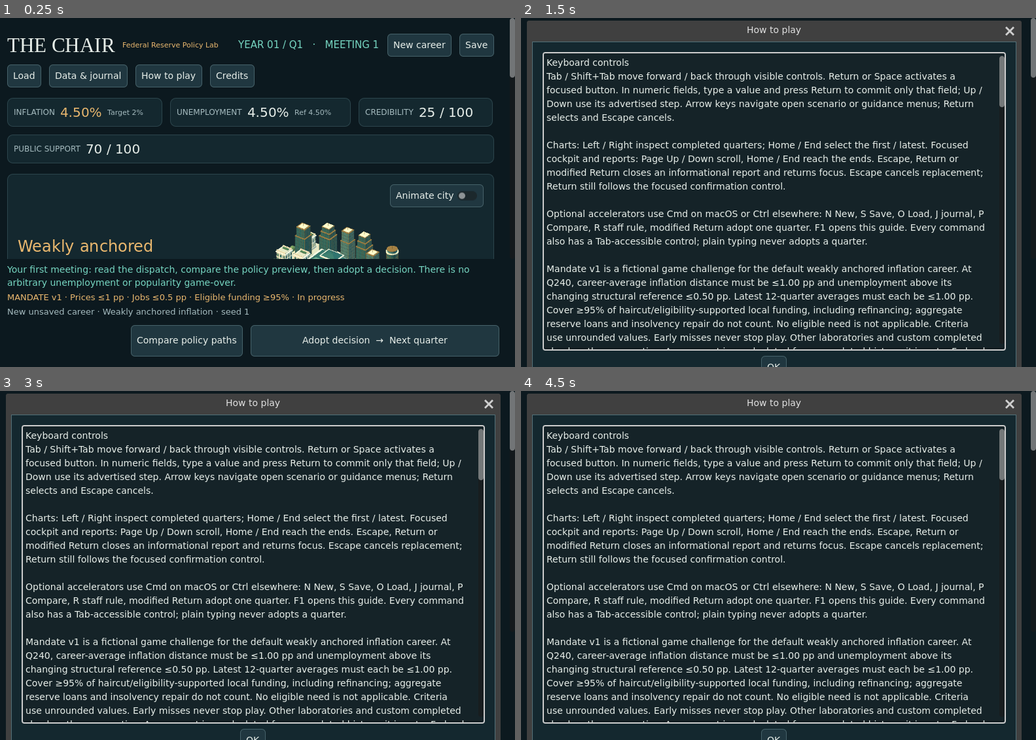
Above: before the commit, frames 1-4 (two rows, left to right).
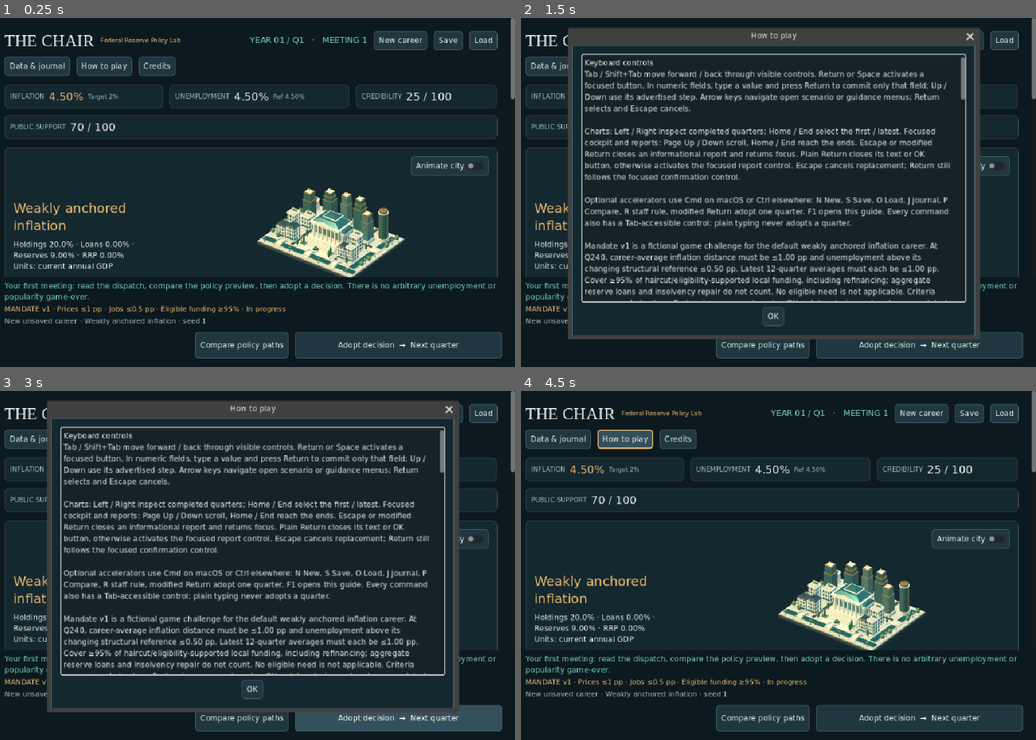
Above: after the commit, the same moments.

Repository: ihearttokyo/fed-chairman-game
Game: Godot game, scene res://main.tscn
Same seed, same stepped clock (60 frames per second), same inputs: the game is played once before the commit and once after it.
Inputs (mouse positions are in pixels of both pictures, inside the frame that each line leads up to):
- Up to frame 1 (0.25 s): no input
- Up to frame 2 (1.5 s): click "How to play" at 0.5 s; click "New career" at 1.25 s
- Up to frame 3 (3 s): click "New career" at 2 s; click "Adopt decision → Next quarter" at 2.75 s
- Up to frame 4 (4.5 s): click "Adopt decision → Next quarter" at 3.5 s; click (773, 691) at 4.25 s, where only the run after the commit has a clickable "OK"

The runs differ from the first frame. In frame 1, 21% of the frame differs, in the area x 0-100%, y 0-98%; in frame 2, 32%; in frame 3, 34%, in the area x 0-100%, y 0-100%; in frame 4, 29%.

Commit message:
fix: preserve report actions and small-window reachability

Diff:
--- a/game/play/main.gd
+++ b/game/play/main.gd
@@ -43,7 +43,7 @@
 var clean_career: PackedByteArray
 var quit_dialog: AcceptDialog
 
-const KEYBOARD_HELP := "Keyboard controls\nTab / Shift+Tab m …(423 unchanged characters)… croll, Home / End reach the ends. Escape, Return or modified Return closes an informational report and returns focus. Escape cancels replacement; Return sti …(311 unchanged characters)…
+const KEYBOARD_HELP := "Keyboard controls\nTab / Shift+Tab m …(423 unchanged characters)… croll, Home / End reach the ends. Escape or modified Return closes an informational report and returns focus. Plain Return closes its text or OK button, otherwise activates the focused report control. Escape cancels replacement; Return sti …(311 unchanged characters)…
 
 func _ready() -> void:
 	get_tree().auto_accept_quit = false
@@ -161,7 +161,10 @@
 		get_tree().quit(load("res://play/build_check.gd").new().run(self))
 
 static func _responsive_canvas_size(physical: Vector2i, display_scale: float) -> Vector2i:
-	return Vector2i((Vector2(physical) / maxf(1.0, display_scale)).round()).max(Vector2i.ONE)
+	var logical := Vector2(physical).max(Vector2.ONE) / maxf(1.0, display_scale)
+	# Below readable support, scale uniformly rather than strand the footer.
+	var fallback := maxf(1.0, maxf(960.0 / logical.x, 640.0 / logical.y))
+	return Vector2i((logical * fallback).round()).max(Vector2i.ONE)
 
 func _resize_layout() -> void:
 	var window := get_window()
--- a/game/play/report_dialog.gd
+++ b/game/play/report_dialog.gd
@@ -5,7 +5,11 @@
 		return
 	if event.keycode not in [KEY_ESCAPE, KEY_ENTER, KEY_KP_ENTER]:
 		return
-	# Reports have no destructive acceptance; consume before the focused body.
+	if event.keycode in [KEY_ENTER, KEY_KP_ENTER] and not event.is_command_or_control_pressed():
+		var focused := gui_get_focus_owner()
+		if focused != get_ok_button() and not focused is TextEdit:
+			return
+	# Dismiss text/OK, but let plain Return activate other report controls.
 	set_input_as_handled()
 	if not event.echo:
 		queue_free()
--- a/game/tests/compact_ui_test.gd
+++ b/game/tests/compact_ui_test.gd
@@ -96,6 +96,7 @@
 	# Pure 2x checks supplement, but do not replace, the actual display-density run.
 	check(game.has_method("_responsive_canvas_size"), "shared native-density sizing exists")
 	if game.has_method("_responsive_canvas_size"):
+		check(game._responsive_canvas_size(Vector2i(64, 64), 1.0) == Vector2i(960, 960), "below readable support the uniform fallback keeps the complete cockpit reachable")
 		for factor in [1.0, 2.0]:
 			check(game._responsive_canvas_size(Vector2i(Vector2(960, 640) * factor), factor) == Vector2i(960, 640), "native-density sizing retains logical 960x640 at " + str(factor) + "x")
 	game._advance()
--- a/game/tests/keyboard_test.gd
+++ b/game/tests/keyboard_test.gd
@@ -75,6 +75,41 @@
 			check(game.career.encode() == career_bytes, "held adoption key echo cannot advance after report dismissal")
 			await viewport_key(root, KEY_ENTER, true)
 			check(game.career.state.quarter_index == 13, "next deliberate command adopts exactly one new quarter")
+
+func check_actionable_report_enter(game: Control) -> void:
+	game._start_career("base", 17)
+	check(game.career.advance(game.career.model.benchmark_policy(game.career.state, game.career.params, "feedback")).ok, "actionable report fixture completes a real quarter")
+	game._refresh(true)
+	var preserved: PackedByteArray = game.career.encode()
+	game._journal()
+	await process_frame
+	await process_frame
+	var journal: AcceptDialog = game.get_child(game.get_child_count() - 1) as AcceptDialog
+	var review: Button = button(game, "Review realized policy")
+	check(review != null and not review.disabled, "completed journal exposes the real review action")
+	if review != null:
+		review.grab_focus()
+		await viewport_key(journal, KEY_ENTER)
+		var report: AcceptDialog = game.get_child(game.get_child_count() - 1) as AcceptDialog
+		check(report != null and report.title.contains("policy review"), "plain Return activates journal review rather than dismissing its action")
+		if report != null:
+			await viewport_key(report, KEY_ESCAPE)
+	check(game.career.encode() == preserved, "journal action via Return preserves the exact career")
+	game._compare()
+	await process_frame
+	await process_frame
+	var comparison: AcceptDialog = game.get_child(game.get_child_count() - 1) as AcceptDialog
+	var chooser: OptionButton = comparison.find_children("*", "OptionButton", true, false)[0]
+	chooser.grab_focus()
+	await viewport_key(comparison, KEY_ENTER)
+	check(is_instance_valid(comparison) and chooser.get_popup().visible, "plain Return opens the comparison chooser without dismissing its report")
+	if is_instance_valid(comparison):
+		if chooser.get_popup().visible:
+			await viewport_key(chooser.get_popup(), KEY_DOWN)
+			await viewport_key(chooser.get_popup(), KEY_ENTER)
+			check(is_instance_valid(comparison) and chooser.selected == 1 and not chooser.get_popup().visible, "popup Return selects a section and preserves the report")
+		await viewport_key(comparison, KEY_ESCAPE)
+	check(game.career.encode() == preserved, "section opening/selection/dismissal never adopts a quarter")
 
 func check_deferred_close(dialog: AcceptDialog, action: String) -> void:
 	var followup := [false]
@@ -521,6 +556,7 @@
 	await type_number(root, game.liquidity, "-1.00")
 	check(game.liquidity.value == 0.0 and game.liquidity.get_line_edit().text.to_float() == 0.0 and game._policy() == floo …(211 unchanged characters)…
 	await check_periodic_review_keys(game)
+	await check_actionable_report_enter(game)
 	game.free()
 	if failures == 0:
 		print("PASS: complete keyboard career, editing, focus, menus, charts, reports, save/replay and terminal guards")
Not shown, added: game/play/report_dialog.gd.uid
Not shown, changed: game/README.md
